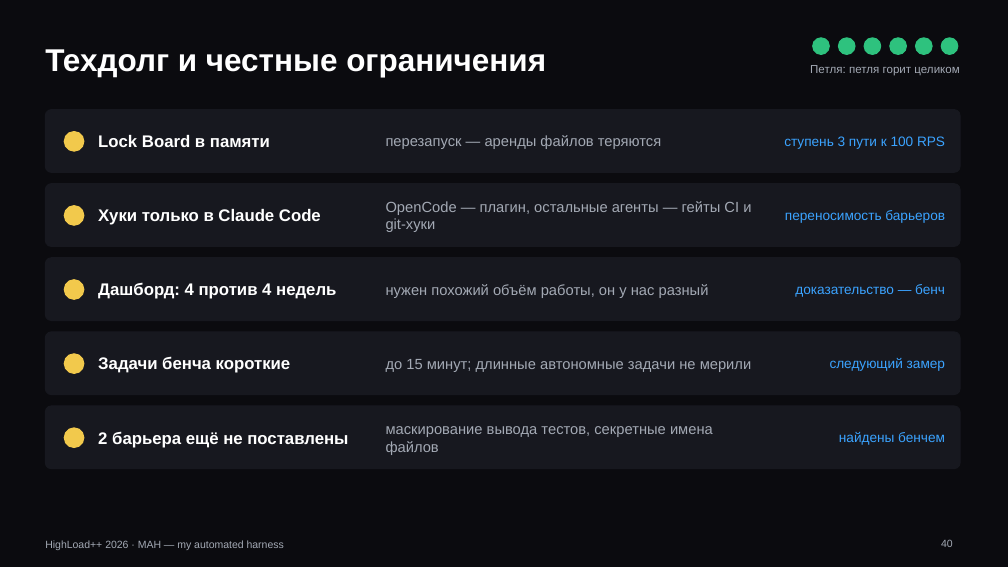
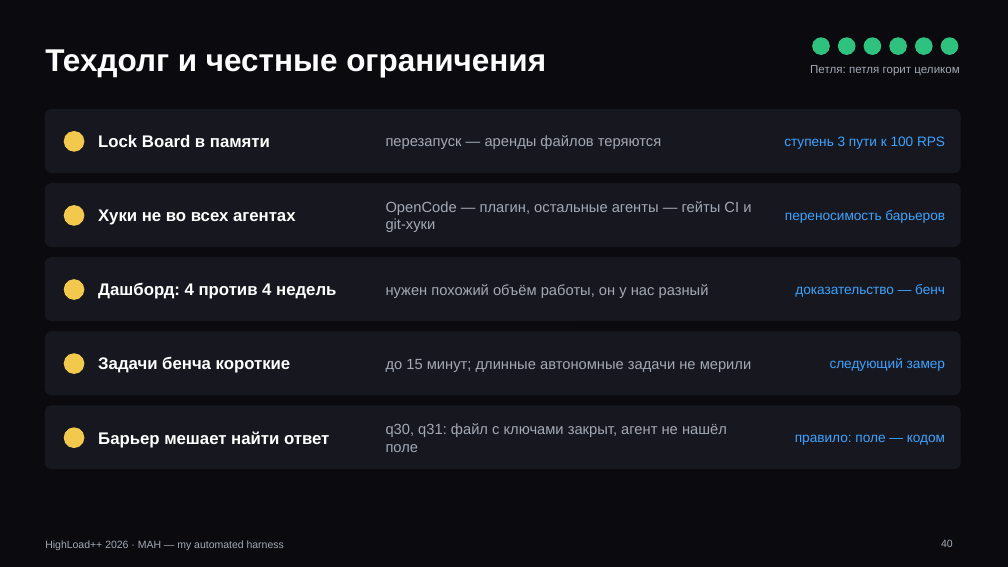
Before and after one commit to crruton/MAH, a slide deck: slide 40 of docs/MAH-HighLoad-2026.pptx. Drawn at 1008x567 pixels with LibreOffice and Linux fonts; fonts in the diff are those of the drawing. Boxes give left, top, right and bottom in pixels: in the first picture for what was removed or moved away, otherwise in the second. Text is boxed around its words. In the diff, an @@ line names an element or a change of style, - is before the commit and + after.

```diff
--- a/docs/MAH-HighLoad-2026.pptx
+++ b/docs/MAH-HighLoad-2026.pptx
@@ text at (x1=98, y1=209, x2=296, y2=225): text changed @@
-Хуки только в Claude Code
+Хуки не во всех агентах
@@ text at (x1=98, y1=431, x2=329, y2=448): text changed @@
-2 барьера ещё не поставлены
+Барьер мешает найти ответ
@@ text at (x1=386, y1=423, x2=727, y2=452): text changed @@
-маскирование вывода тестов, секретные имена файлов
+q30, q31: файл с ключами закрыт, агент не нашёл поле
@@ text at (x1=795, y1=434, x2=945, y2=445): text changed @@
-найдены бенчем
+правило: поле — кодом
```
Also in this commit, not shown: 3 other slides changed, 32 other files.
